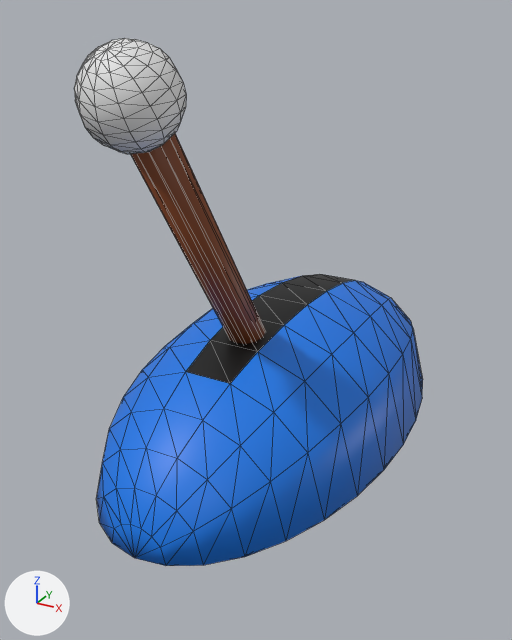
The glTF model quest_example/3d/models/godotTrigger.glb: old version first, new version second.
One viewpoint serves both versions: a camera (50 mm lens) standing at (2.3, -4.63, 3.08) and looking at (-0.07, -0.31, 0.92). Lighting does not change. The marker at lower left points along +X, +Y and +Z. Mesh edges are drawn as thin lines. Vertices at the same position are counted once.

In view in the first picture: 'Trigger'.
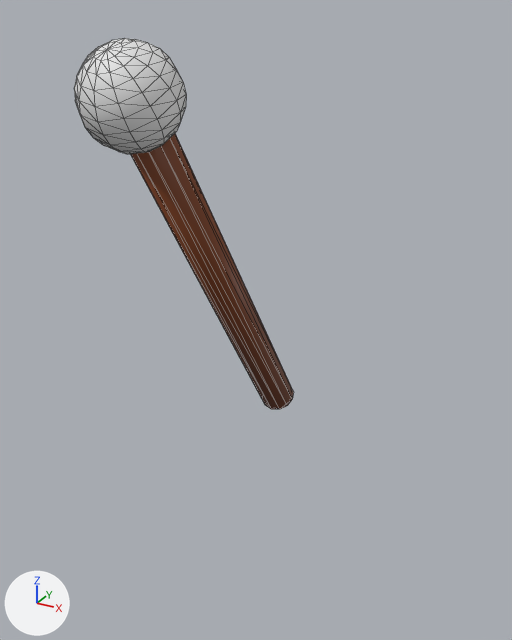
The edits, one by one:
me_trigger has 280 vertices, 548 faces and spans x -1.06..1.06, y -2.0..2.0, z -0.02..2.95.
me_trigger is used by ob_trigger; location (0.0, 0.0, 0.0).
me_trigger no longer uses material mat_blue (blue #0d78e7).
me_trigger no longer uses material mat_black (black #000000).
me_trigger part 1: the loose piece of 122 vertices spanning x -1.06..1.06, y -2.0..2.0, z -0.02..0.98 is deleted.

Where the change shows, as pixel boxes [x1, y1, x2, y2] in the pictures (512 x 640 px):
'Trigger', reshaped (37% narrower, 30% shorter)
    before: [74, 38, 423, 566]
    after: [74, 38, 293, 409]
part 1 of me_trigger, deleted (blue)
    before: [96, 274, 423, 566]
